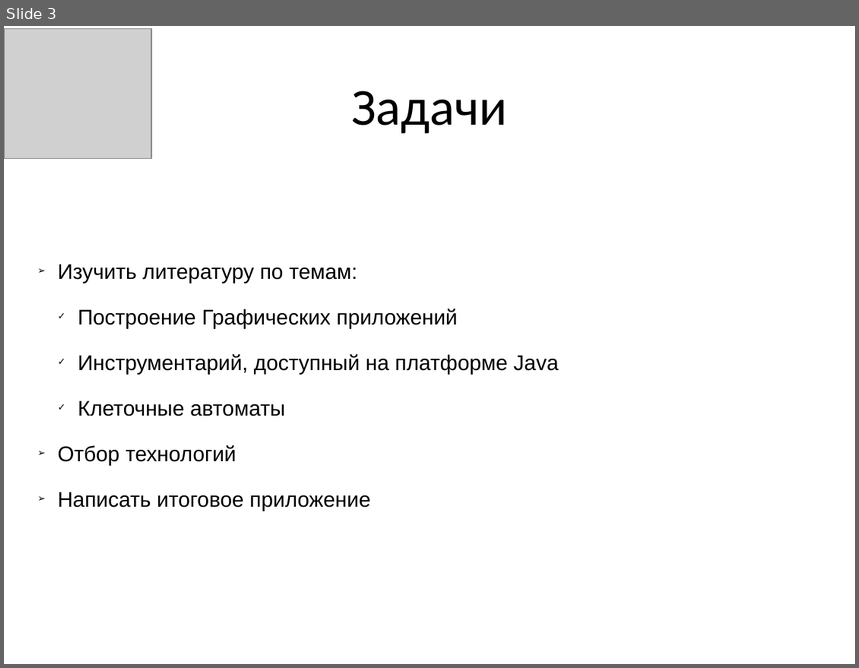
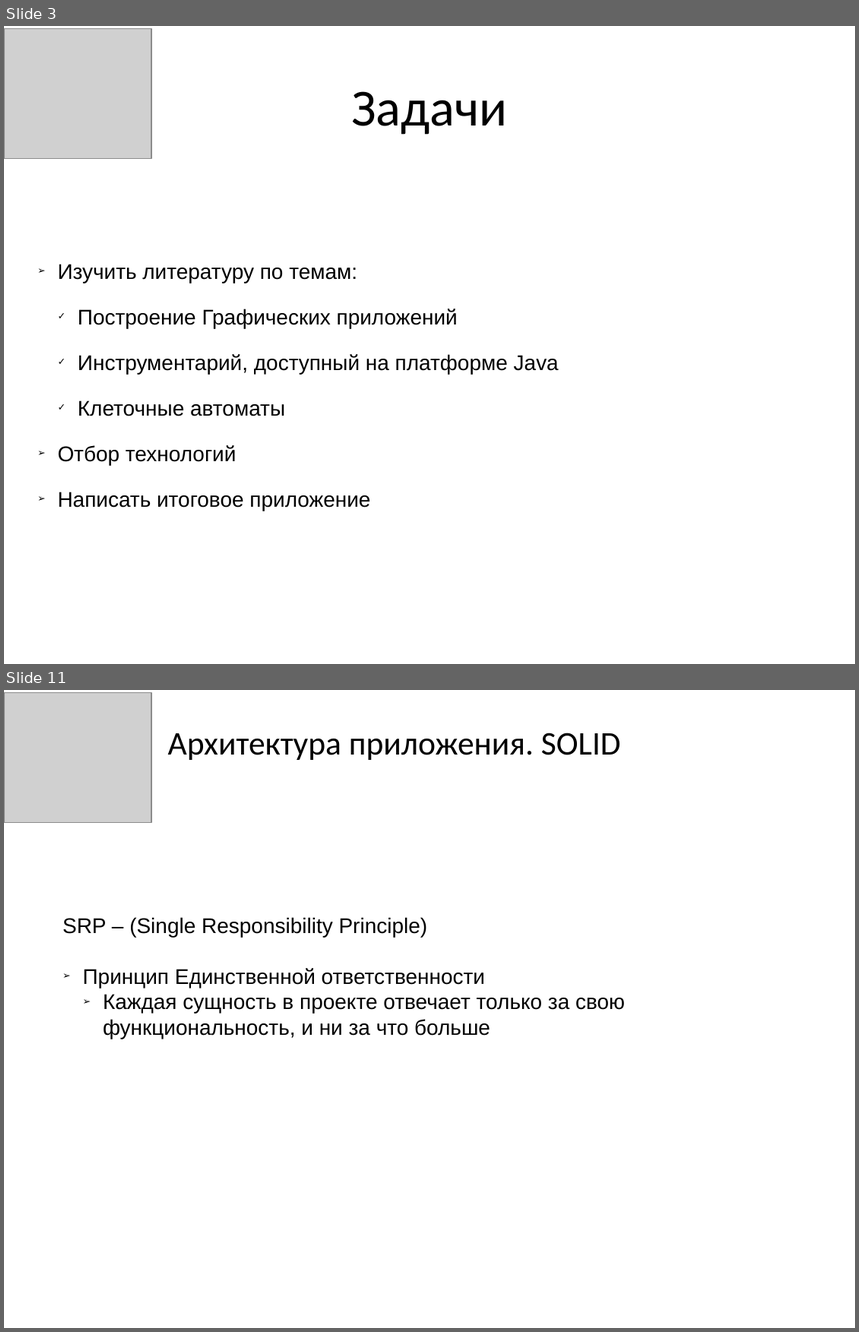
Before and after one commit to CymerR/GFX_1, a slide deck: Презентация.pptx. Shown one above the other, each under a label of ours: slide 3 before the commit, slides 3 and 11 after it; the slides between them are not shown. The pictures are 859x668 and 859x1332 pixels, drawn with LibreOffice and Linux fonts; fonts in the diff are those of the drawing; grey boxes stand for pictures. Boxes give left, top, right and bottom in pixels: in the first picture for what was removed or moved away, otherwise in the second. Text is boxed around its words. In the diff, an @@ line names an element or a change of style, - is before the commit and + after.

```diff
--- a/Презентация.pptx
+++ b/Презентация.pptx
@@ slide 11 added at (4,690,855,1328), background #FFFFFF @@
@@ picture added at (4,692,151,823) @@
@@ text added at (168,733,621,760), 28 pt, text #000000 @@
+Архитектура приложения. SOLID
@@ text added at (63,917,625,1039), 18 pt, text #000000 @@
+SRP – (Single Responsibility Principle)
+➢ Принцип Единственной ответственности
+  ➢ Каждая сущность в проекте отвечает только за свою функциональность, и ни за что больше
```
Also in this commit, not shown: 2 slides changed, 24 other slides added, 2 slides removed, 2 other files.
